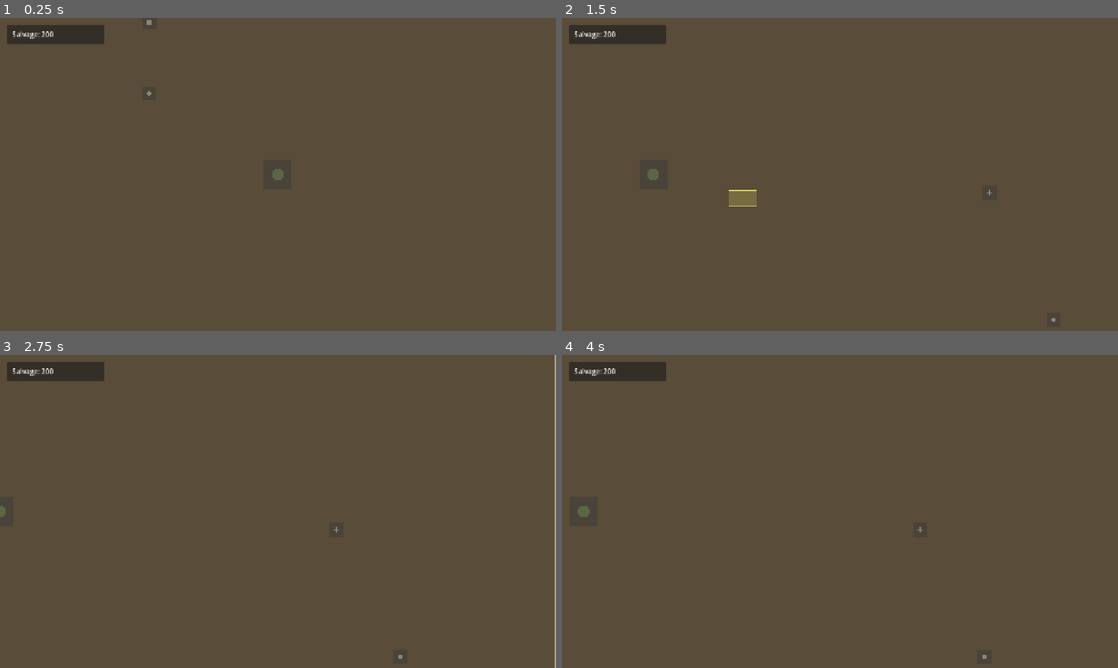
Above: before the commit, frames 1-4 (two rows, left to right).
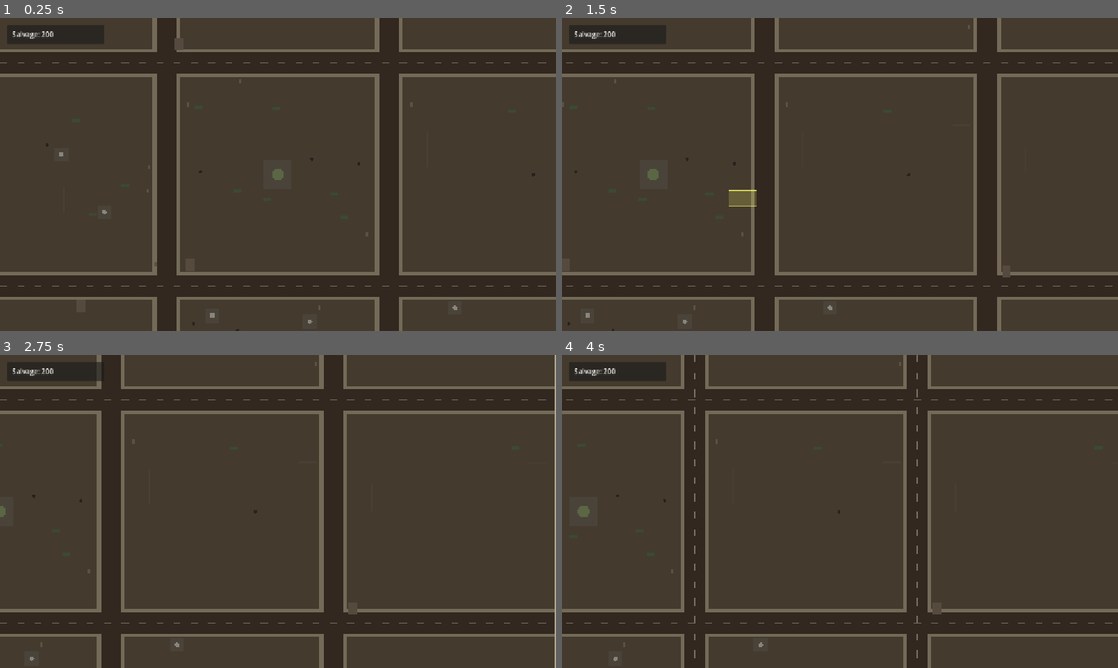
Above: after the commit, the same moments.

Repository: BeefSix/Carrion
Game: Godot game, scene res://scenes/Main.tscn
Two runs of this game, one before a commit and one after it. Both use one fixed random seed, a clock stepped at 60 frames per second and the inputs below.
Inputs (mouse positions are in pixels of both pictures, inside the frame that each line leads up to):
- Up to frame 1 (0.25 s): no input
- Up to frame 2 (1.5 s): tap Enter at 0.5 s; move the mouse to (962, 158) at 0.52 s; hold D 0.53-1.25 s; click (962, 158) at 0.67 s; drag from (728, 190) to (812, 237) at 1.27 s
- Up to frame 3 (2.75 s): move the mouse to (333, 442) at 2.02 s; hold D from 2.03 s (still down)
- Up to frame 4 (4 s): release D at 2.75 s; tap Space at 2.75 s; drag from (812, 574) to (673, 464) at 2.77 s; move the mouse to (1006, 558) at 3.52 s; hold A from 3.53 s (still down)

The runs differ from the first frame. In frame 1, 26% of the frame differs, in the area x 0-100%, y 0-100%; in frame 2, 26%; in frame 3, 26%; in frame 4, 26%.

Commit message:
Neighborhood overlay: streets, sidewalks, decor
Visual-only pass to make the map read as a suburban block grid instead of an empty brown rectangle. Geometry/nav unchanged - units still path straight through. Real obstacle collision is a future iteration if you want literal street-following.

Street grid: 4 horizontal + 4 vertical streets at x/y = 512, 1024, 1536, 2048. 48 px wide asphalt, 8 px sidewalk strips on either side, subtle dashed centerlines. Splits the 80x80 map into 25 city blocks roughly 512x512 each.

Decoration node renders procedurally (seed=7, deterministic): 70 trash cans (small dark circles), 45 hedge segments (muted green rectangles), 30 mailboxes (tall thin gray rectangles near sidewalks), 25 short fence runs, 18 driveways (lighter pavement patches adjacent to streets). All placed via rejection sampling so they avoid streets and the two HQ keepout zones.

Lootable spawn (Main.gd) now also avoids streets - the 30 lootables sprinkle naturally into the blocks instead of crossing roads. Ground color slightly darker (#453c2f) so streets and sidewalks read clearly against it.

TribalCamp moved from (1280, 600) to (1280, 768) - block-center between streets at y=512 and y=1024, so it's not bisected by a road.

Result: rendered map reads as a quiet collapsed suburb. Looter heading from CP to a far lootable will visibly cross several streets even though pathfinding cuts straight through. Doesn't require nav changes to convey the layout.

Co-Authored-By: Claude Opus 4.7 <noreply@anthropic.com>

Diff:
--- a/scenes/Main.tscn
+++ b/scenes/Main.tscn
@@ -7,6 +7,7 @@
 [ext_resource type="PackedScene" path="res://scenes/buildings/CommandPost.tscn" id="5_cp"]
 [ext_resource type="Script" path="res://scripts/NoiseField.gd" id="7_noise"]
 [ext_resource type="PackedScene" path="res://scenes/buildings/TribalCamp.tscn" id="8_tc"]
+[ext_resource type="Script" path="res://scripts/Decoration.gd" id="9_decor"]
 
 [sub_resource type="NavigationPolygon" id="NavigationPolygon_main"]
 vertices = PackedVector2Array(0, 0, 2560, 0, 2560, 2560, 0, 2560)
@@ -17,8 +18,11 @@
 script = ExtResource("0_main")
 
 [node name="Ground" type="Polygon2D" parent="."]
-color = Color(0.35, 0.3, 0.22, 1)
+color = Color(0.27, 0.235, 0.182, 1)
 polygon = PackedVector2Array(0, 0, 2560, 0, 2560, 2560, 0, 2560)
+
+[node name="Decoration" type="Node2D" parent="."]
+script = ExtResource("9_decor")
 
 [node name="MapBorder" type="Line2D" parent="."]
 width = 4.0
@@ -40,7 +44,7 @@
 position = Vector2(1280, 1280)
 
 [node name="TribalCamp" parent="." instance=ExtResource("8_tc")]
-position = Vector2(1280, 600)
+position = Vector2(1280, 768)
 
 [node name="NoiseField" type="Node2D" parent="."]
 script = ExtResource("7_noise")
--- /dev/null
+++ b/scripts/Decoration.gd
@@ -0,0 +1,190 @@
+extends Node2D
+
+const MAP_SIZE := Vector2(2560, 2560)
+const STREET_POSITIONS := [512.0, 1024.0, 1536.0, 2048.0]
+const STREET_WIDTH := 48.0
+const SIDEWALK_WIDTH := 8.0
+
+const COLOR_STREET := Color("32281f")
+const COLOR_STREET_CENTERLINE := Color("78706a")
+const COLOR_SIDEWALK := Color("746a58")
+const COLOR_HEDGE := Color("3a4a35")
+const COLOR_TRASHCAN := Color("262220")
+const COLOR_MAILBOX := Color("5a5246")
+const COLOR_FENCE := Color("4a4036")
+const COLOR_DRIVEWAY := Color("564a3f")
+
+const TRASH_COUNT := 70
+const HEDGE_COUNT := 45
+const MAILBOX_COUNT := 30
+const FENCE_COUNT := 25
+const DRIVEWAY_COUNT := 18
+
+const KEEPOUT_CENTERS := [Vector2(1280, 1280), Vector2(1280, 768)]
+const KEEPOUT_RADIUS := 60.0
+const STREET_AVOID_DECOR := 36.0
+
+var _trash: Array = []
+var _hedges: Array = []
+var _mailboxes: Array = []
+var _fences: Array = []  # each entry: [start, end]
+var _driveways: Array = []  # each entry: position
+
+
+func _ready() -> void:
+	_generate_decor()
+	queue_redraw()
+
+
+func _generate_decor() -> void:
+	var rng := RandomNumberGenerator.new()
+	rng.seed = 7
+	for i in range(TRASH_COUNT):
+		var p := _pick_decor_pos(rng)
+		if p != Vector2.INF:
+			_trash.append(p)
+	for i in range(HEDGE_COUNT):
+		var p := _pick_decor_pos(rng)
+		if p != Vector2.INF:
+			_hedges.append(p)
+	for i in range(MAILBOX_COUNT):
+		var p := _pick_decor_pos_near_street(rng)
+		if p != Vector2.INF:
+			_mailboxes.append(p)
+	for i in range(FENCE_COUNT):
+		var p := _pick_decor_pos(rng)
+		if p == Vector2.INF:
+			continue
+		var horizontal: bool = rng.randf() < 0.5
+		var length: float = rng.randf_range(40.0, 80.0)
+		if horizontal:
+			_fences.append([p, p + Vector2(length, 0)])
+		else:
+			_fences.append([p, p + Vector2(0, length)])
+	for i in range(DRIVEWAY_COUNT):
+		var p := _pick_driveway_pos(rng)
+		if p != Vector2.INF:
+			_driveways.append(p)
+
+
+func _pick_decor_pos(rng: RandomNumberGenerator) -> Vector2:
+	for attempt in range(40):
+		var p := Vector2(rng.randf_range(40, MAP_SIZE.x - 40), rng.randf_range(40, MAP_SIZE.y - 40))
+		if _is_on_street(p, STREET_AVOID_DECOR):
+			continue
+		if _is_near_keepout(p):
+			continue
+		return p
+	return Vector2.INF
+
+
+func _pick_decor_pos_near_street(rng: RandomNumberGenerator) -> Vector2:
+	# Mailboxes belong on lawns near sidewalks. Pick a position close to a street but not on it.
+	for attempt in range(40):
+		var sx_or_sy: bool = rng.randf() < 0.5
+		if sx_or_sy:
+			var sx: float = STREET_POSITIONS[rng.randi() % STREET_POSITIONS.size()]
+			var side: float = 1.0 if rng.randf() < 0.5 else -1.0
+			var offset: float = STREET_WIDTH * 0.5 + SIDEWALK_WIDTH + rng.randf_range(8.0, 20.0)
+			var y: float = rng.randf_range(80.0, MAP_SIZE.y - 80.0)
+			var p := Vector2(sx + side * offset, y)
+			if not _is_near_keepout(p):
+				return p
+		else:
+			var sy: float = STREET_POSITIONS[rng.randi() % STREET_POSITIONS.size()]
+			var side2: float = 1.0 if rng.randf() < 0.5 else -1.0
+			var offset2: float = STREET_WIDTH * 0.5 + SIDEWALK_WIDTH + rng.randf_range(8.0, 20.0)
+			var x: float = rng.randf_range(80.0, MAP_SIZE.x - 80.0)
+			var p2 := Vector2(x, sy + side2 * offset2)
+			if not _is_near_keepout(p2):
+				return p2
+	return Vector2.INF
+
+
+func _pick_driveway_pos(rng: RandomNumberGenerator) -> Vector2:
+	for attempt in range(40):
+		var sx_or_sy: bool = rng.randf() < 0.5
+		if sx_or_sy:
+			var sx: float = STREET_POSITIONS[rng.randi() % STREET_POSITIONS.size()]
+			var side: float = 1.0 if rng.randf() < 0.5 else -1.0
+			var offset: float = STREET_WIDTH * 0.5 + SIDEWALK_WIDTH + rng.randf_range(0.0, 8.0)
+			var y: float = rng.randf_range(80.0, MAP_SIZE.y - 80.0)
+			var p := Vector2(sx + side * (offset + 12.0), y)
+			if not _is_near_keepout(p):
+				return p
+		else:
+			var sy: float = STREET_POSITIONS[rng.randi() % STREET_POSITIONS.size()]
+			var side2: float = 1.0 if rng.randf() < 0.5 else -1.0
+			var offset2: float = STREET_WIDTH * 0.5 + SIDEWALK_WIDTH + rng.randf_range(0.0, 8.0)
+			var x: float = rng.randf_range(80.0, MAP_SIZE.x - 80.0)
+			var p2 := Vector2(x, sy + side2 * (offset2 + 12.0))
+			if not _is_near_keepout(p2):
+				return p2
+	return Vector2.INF
+
+
+func _is_on_street(pos: Vector2, padding: float) -> bool:
+	for sx in STREET_POSITIONS:
+		if abs(pos.x - sx) < (STREET_WIDTH * 0.5 + padding):
+			return true
+	for sy in STREET_POSITIONS:
+		if abs(pos.y - sy) < (STREET_WIDTH * 0.5 + padding):
+			return true
+	return false
+
+
+func _is_near_keepout(pos: Vector2) -> bool:
+	for c in KEEPOUT_CENTERS:
+		if pos.distance_to(c) < KEEPOUT_RADIUS:
+			return true
+	return false
+
+
+func _draw() -> void:
+	# Sidewalks (drawn before street so the street covers part of them at intersections; the rest forms sidewalk strips)
+	for sy in STREET_POSITIONS:
+		draw_rect(Rect2(0, sy - STREET_WIDTH * 0.5 - SIDEWALK_WIDTH, MAP_SIZE.x, SIDEWALK_WIDTH), COLOR_SIDEWALK)
+		draw_rect(Rect2(0, sy + STREET_WIDTH * 0.5, MAP_SIZE.x, SIDEWALK_WIDTH), COLOR_SIDEWALK)
+	for sx in STREET_POSITIONS:
+		draw_rect(Rect2(sx - STREET_WIDTH * 0.5 - SIDEWALK_WIDTH, 0, SIDEWALK_WIDTH, MAP_SIZE.y), COLOR_SIDEWALK)
+		draw_rect(Rect2(sx + STREET_WIDTH * 0.5, 0, SIDEWALK_WIDTH, MAP_SIZE.y), COLOR_SIDEWALK)
+
+	# Streets
+	for sy in STREET_POSITIONS:
+		draw_rect(Rect2(0, sy - STREET_WIDTH * 0.5, MAP_SIZE.x, STREET_WIDTH), COLOR_STREET)
+	for sx in STREET_POSITIONS:
+		draw_rect(Rect2(sx - STREET_WIDTH * 0.5, 0, STREET_WIDTH, MAP_SIZE.y), COLOR_STREET)
+
+	# Centerline dashes (subtle)
+	for sy in STREET_POSITIONS:
+		var x: float = 0.0
+		while x < MAP_SIZE.x:
+			draw_rect(Rect2(x, sy - 1.0, 16.0, 2.0), COLOR_STREET_CENTERLINE)
+			x += 40.0
+	for sx in STREET_POSITIONS:
+		var y: float = 0.0
+		while y < MAP_SIZE.y:
+			draw_rect(Rect2(sx - 1.0, y, 2.0, 16.0), COLOR_STREET_CENTERLINE)
+			y += 40.0
+
+	# Driveways (light paved patches next to streets)
+	for d in _driveways:
+		var driveway_size := Vector2(20.0, 28.0)
+		draw_rect(Rect2(d - driveway_size * 0.5, driveway_size), COLOR_DRIVEWAY)
+
+	# Hedges
+	for h in _hedges:
+		var hedge_size := Vector2(18.0, 7.0)
+		draw_rect(Rect2(h - hedge_size * 0.5, hedge_size), COLOR_HEDGE)
+
+	# Fences
+	for f in _fences:
+		draw_line(f[0], f[1], COLOR_FENCE, 2.0, true)
+
+	# Mailboxes
+	for m in _mailboxes:
+		draw_rect(Rect2(m - Vector2(2.5, 5.0), Vector2(5.0, 10.0)), COLOR_MAILBOX)
+
+	# Trash cans
+	for t in _trash:
+		draw_circle(t, 3.5, COLOR_TRASHCAN)
--- a/scripts/Main.gd
+++ b/scripts/Main.gd
@@ -12,6 +12,9 @@
 const DEV_SPEED := 4.0
 const DEV_NOISE_INJECT := 100.0
 const NEIGHBORHOOD_POOL := ["residential", "residential", "residential", "commercial", "commercial", "medical"]
+
+const STREET_POSITIONS := [512.0, 1024.0, 1536.0, 2048.0]
+const STREET_AVOID_RADIUS := 40.0
 
 
 func _ready() -> void:
@@ -45,6 +48,8 @@
 		var dist_from_cp := pos.distance_to(cp_pos)
 		if dist_from_cp < CP_KEEPOUT_RADIUS:
 			continue
+		if _is_on_street(pos):
+			continue
 		var too_close := false
 		for p in placed:
 			if pos.distance_to(p) < MIN_SEPARATION:
@@ -59,3 +64,13 @@
 		if dist_from_cp >= INFESTED_KEEPOUT_RADIUS and rng.randf() < INFESTED_FRACTION:
 			lootable.is_infested = true
 		add_child(lootable)
+
+
+func _is_on_street(pos: Vector2) -> bool:
+	for sx in STREET_POSITIONS:
+		if abs(pos.x - sx) < STREET_AVOID_RADIUS:
+			return true
+	for sy in STREET_POSITIONS:
+		if abs(pos.y - sy) < STREET_AVOID_RADIUS:
+			return true
+	return false
Not shown: 1 places in scenes/Main.tscn that only renumber resources
